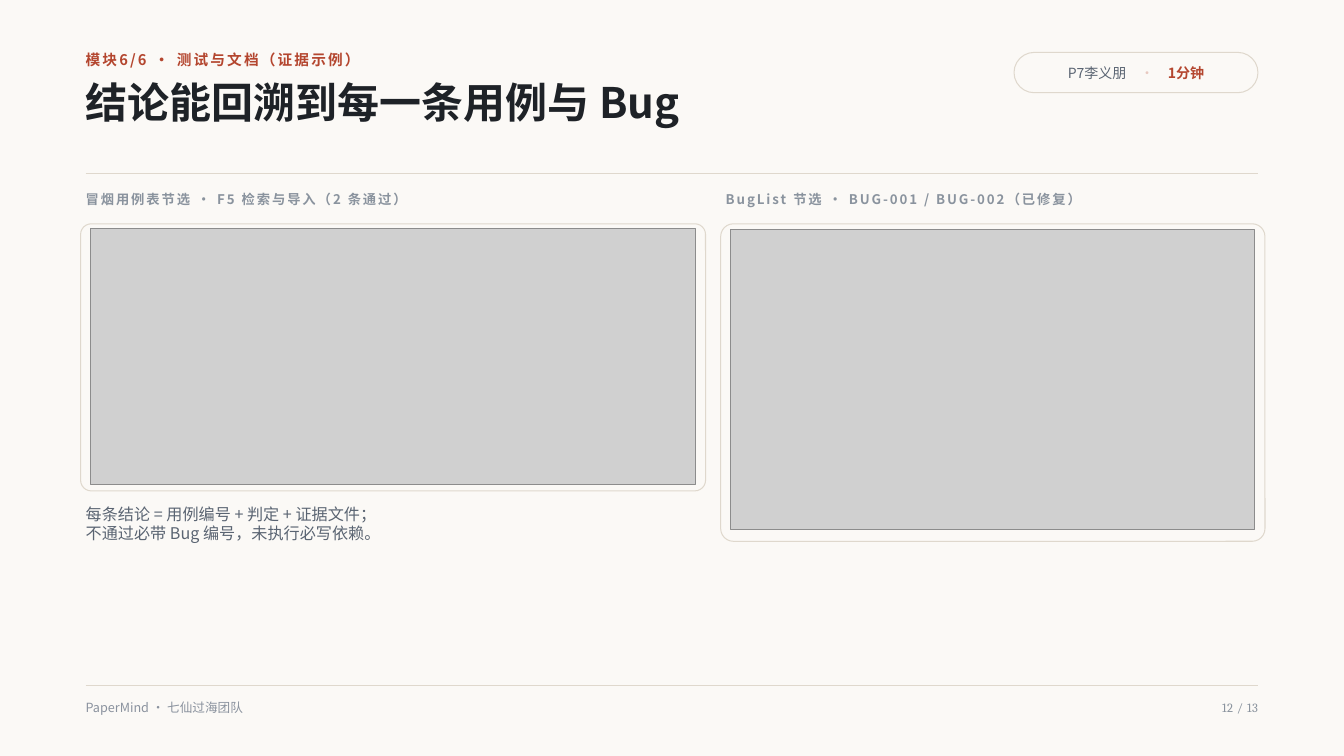
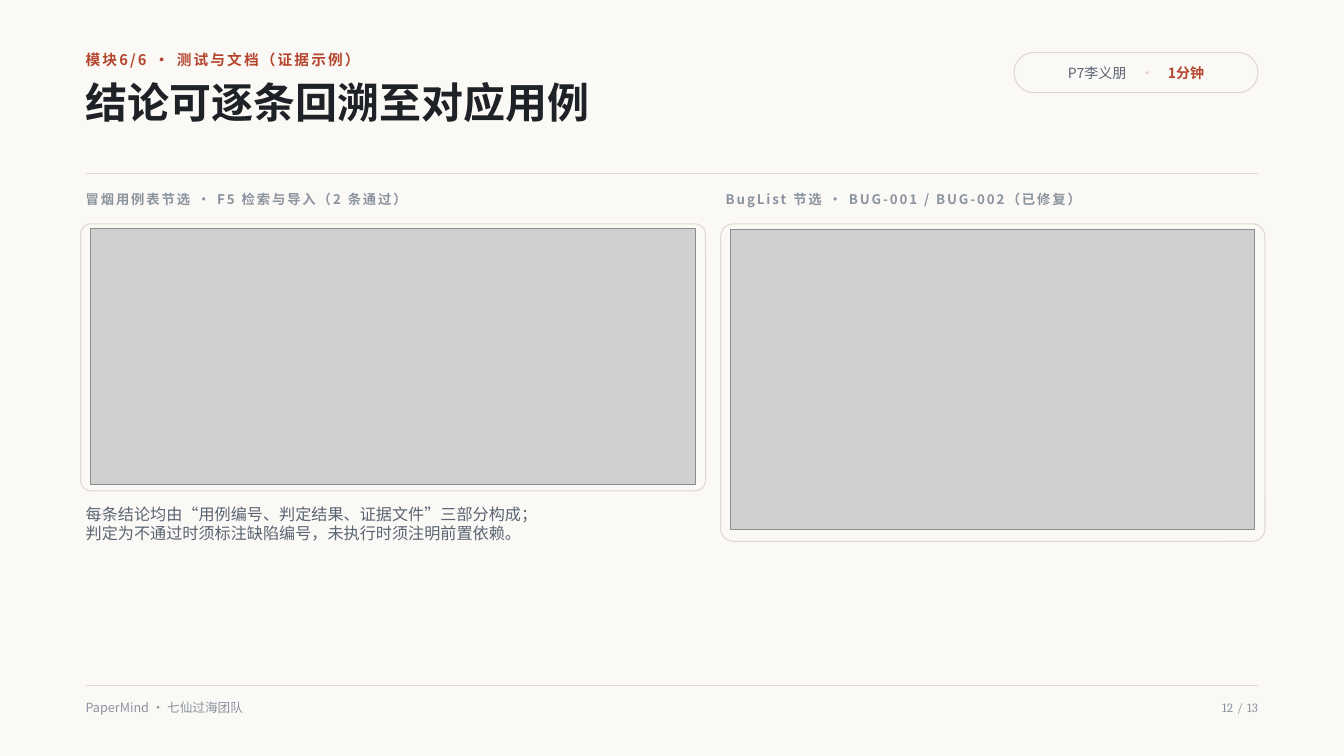
Before and after one commit to lin612320/TeamProject-PaperReadingHelper, a slide deck: slide 12 of docs/汇报/PaperMind项目汇报.pptx (slide 13 before the commit). Drawn at 1344x756 pixels with LibreOffice and Linux fonts; fonts in the diff are those of the drawing; grey boxes stand for pictures. Boxes give left, top, right and bottom in pixels: in the first picture for what was removed or moved away, otherwise in the second. Text is boxed around its words. In the diff, an @@ line names an element or a change of style, - is before the commit and + after.

```diff
--- a/docs/汇报/PaperMind项目汇报.pptx
+++ b/docs/汇报/PaperMind项目汇报.pptx
@@ text at (x1=86, y1=82, x2=590, y2=122): text changed @@
-结论能回溯到每一条用例与 Bug
+结论可逐条回溯至对应用例
@@ text at (x1=86, y1=506, x2=538, y2=541): text changed @@
-每条结论 = 用例编号 + 判定 + 证据文件；
-不通过必带 Bug 编号，未执行必写依赖。
+每条结论均由“用例编号、判定结果、证据文件”三部分构成；
+判定为不通过时须标注缺陷编号，未执行时须注明前置依赖。
```
Also in this commit, not shown: 1 other slide changed, 1 slide removed.
